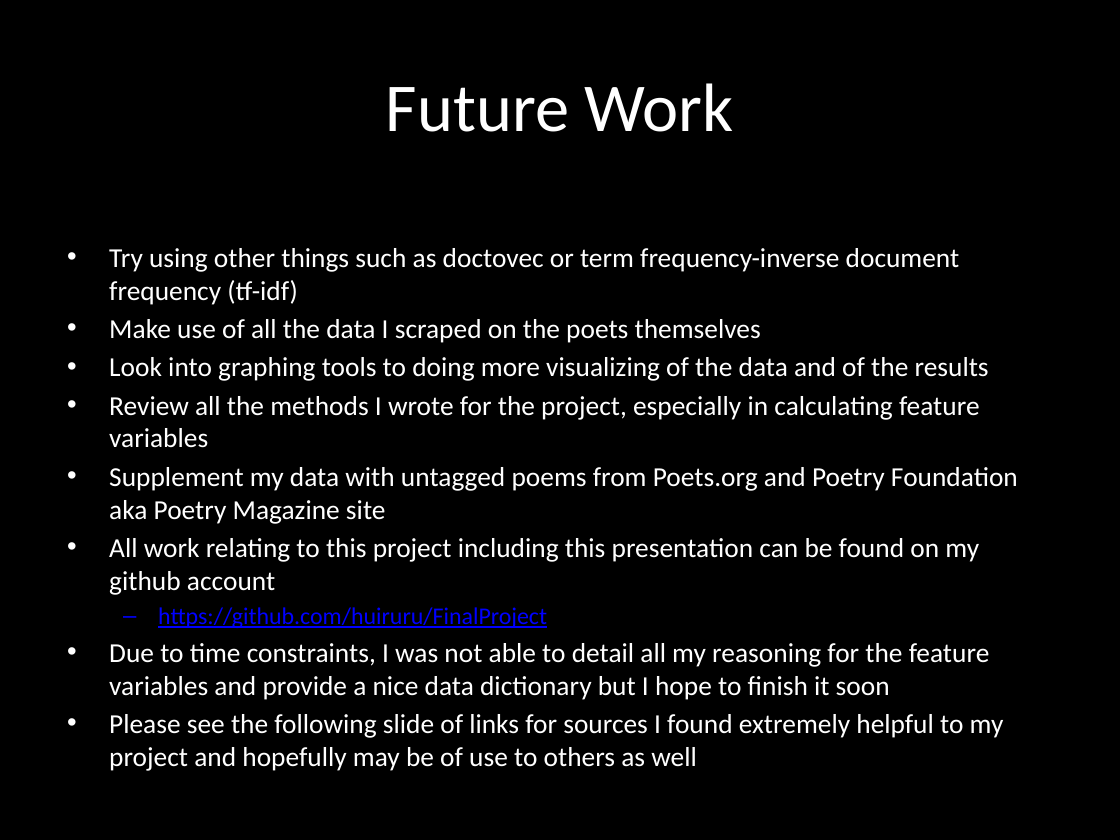
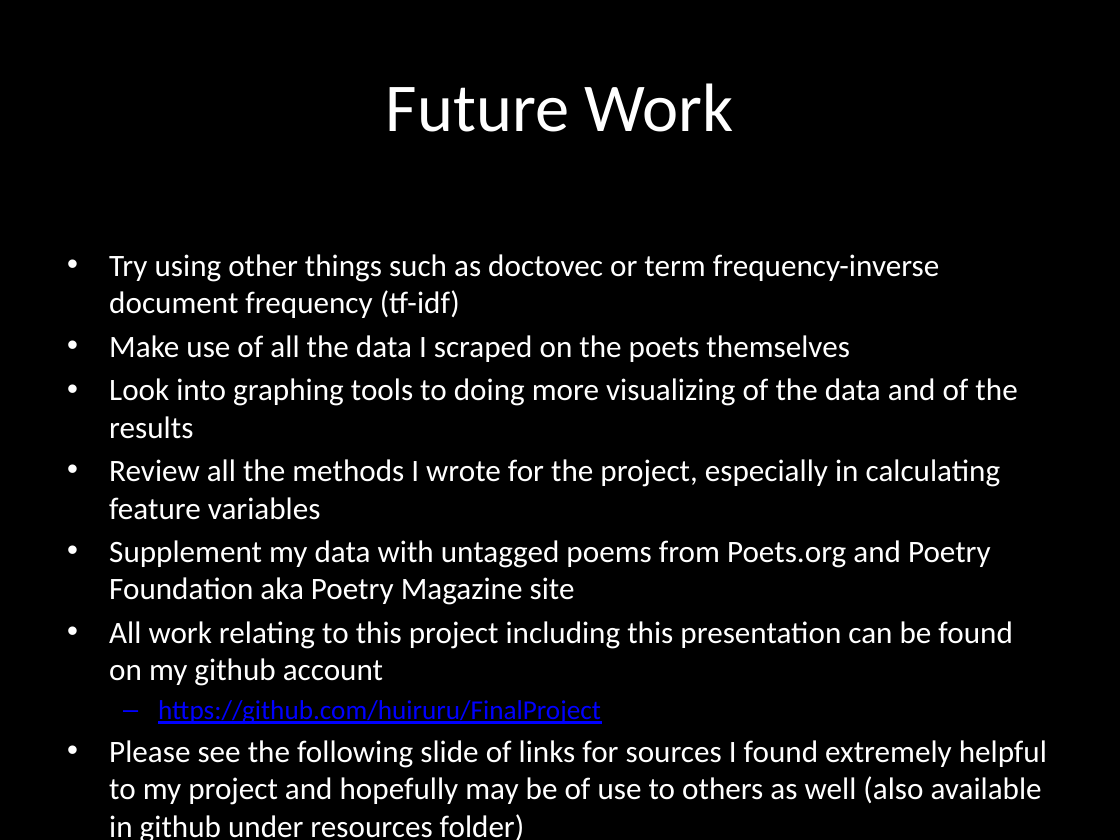
Before and after one commit to huiruru/FinalProject, a slide deck: slide 20 of FinalProjectPresentation.pptx. Drawn at 1120x840 pixels with LibreOffice and Linux fonts; fonts in the diff are those of the drawing. Boxes give left, top, right and bottom in pixels: in the first picture for what was removed or moved away, otherwise in the second. Text is boxed around its words. In the diff, an @@ line names an element or a change of style, - is before the commit and + after.

Commit message:
minor detail cleanup

```diff
--- a/FinalProjectPresentation.pptx
+++ b/FinalProjectPresentation.pptx
@@ text at (109, 254, 1017, 724): size 17.6 to 20 pt in "Try using other things such as doctovec ...", "Make use of all the data I ...", "Look into graphing tools to doing more ...", "Review all the methods I wrote for ..." and 2 more places; size 15.4 to 17.5 pt in "https://github.com/huiruru/FinalProject" @@
@@ text at (109, 740, 1047, 840): text changed; size 17.6 to 20 pt @@
-• Due to time constraints, I was not able to detail all my reasoning for the feature variables and provide a nice data dictionary but I hope to finish it soon
-• Please see the following slide of links for sources I found extremely helpful to my project and hopefully may be of use to others as well
+• Please see the following slide of links for sources I found extremely helpful to my project and hopefully may be of use to others as well (also available in github under resources folder)
```
